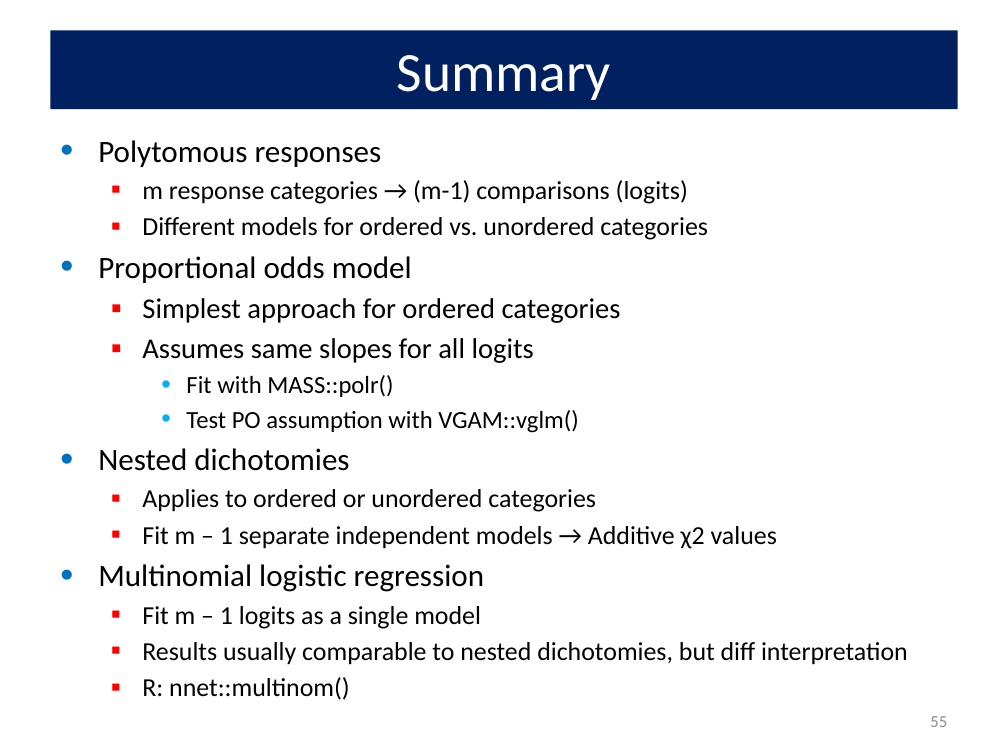
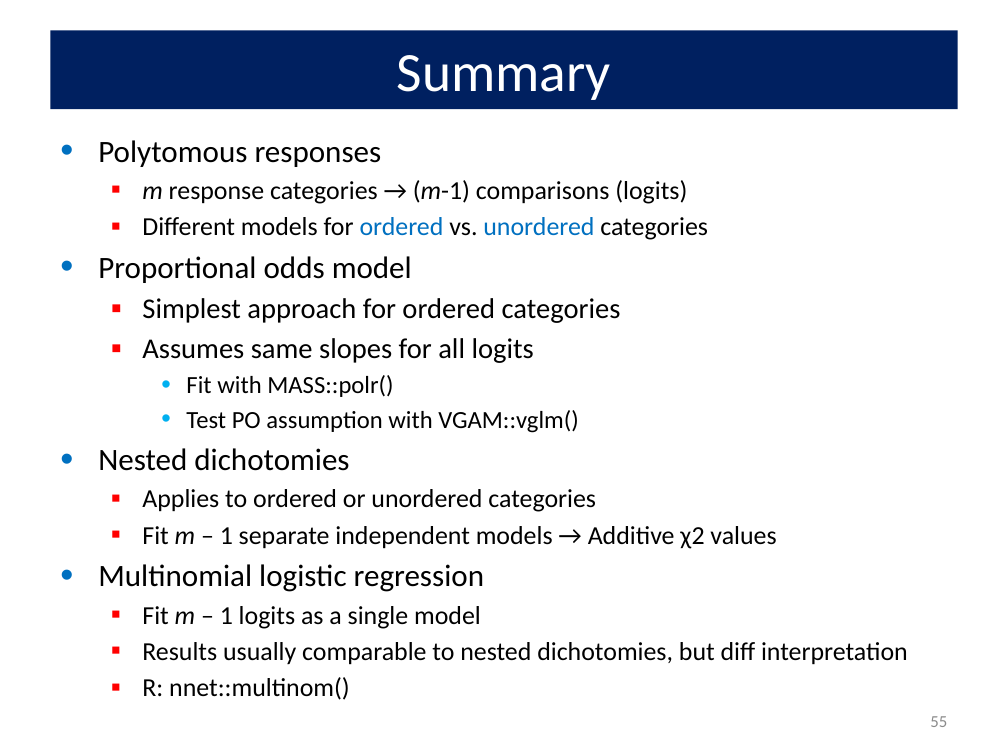
Before and after one commit to friendly/psy6136, a slide deck: slide 55 of lectures/07-logistic2.pptx. Drawn at 1008x756 pixels with LibreOffice and Linux fonts; fonts in the diff are those of the drawing. Boxes give left, top, right and bottom in pixels: in the first picture for what was removed or moved away, otherwise in the second. Text is boxed around its words. In the diff, an @@ line names an element or a change of style, - is before the commit and + after.

```diff
--- a/lectures/07-logistic2.pptx
+++ b/lectures/07-logistic2.pptx
@@ text at box(142, 180, 776, 629): italic on in "m (m-1)", "m", "m"; text colour #000000 to #0070C0 in "ordered unordered" @@
```
Also in this commit, not shown: 9 other slides changed, 6 other files.
